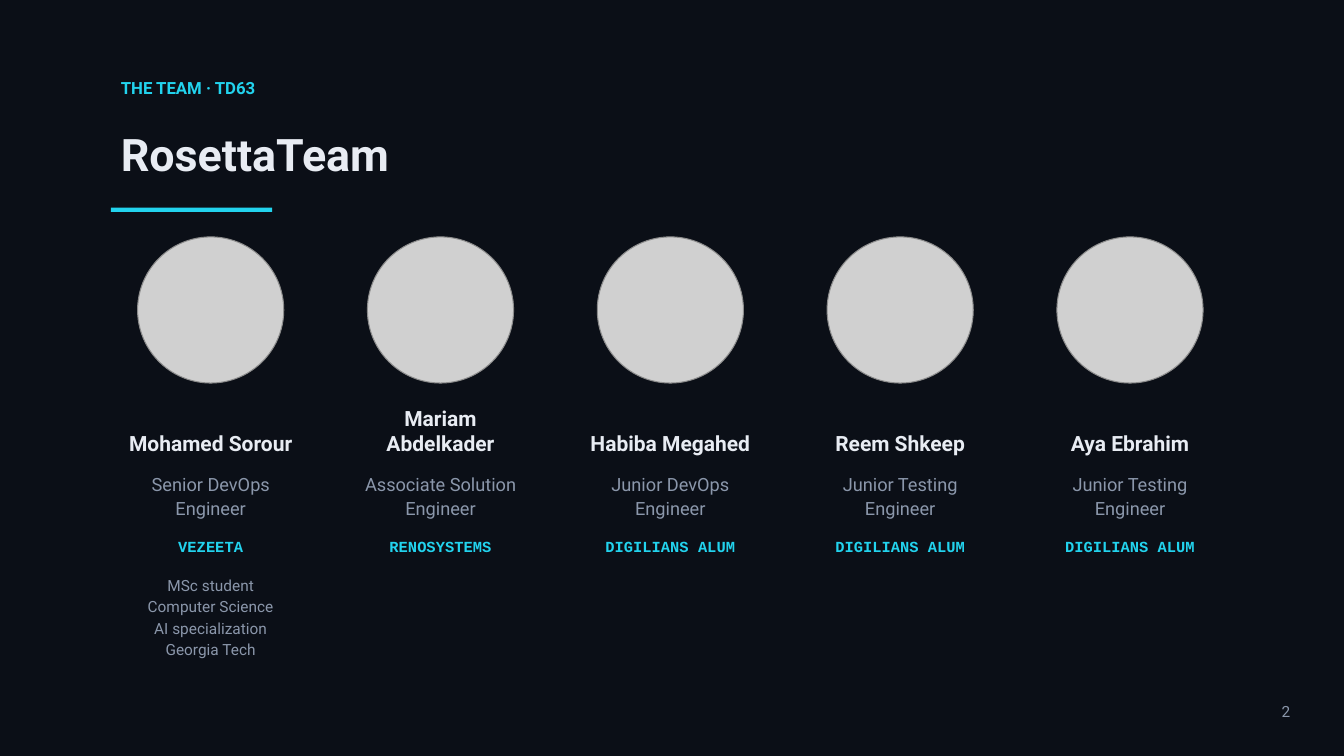
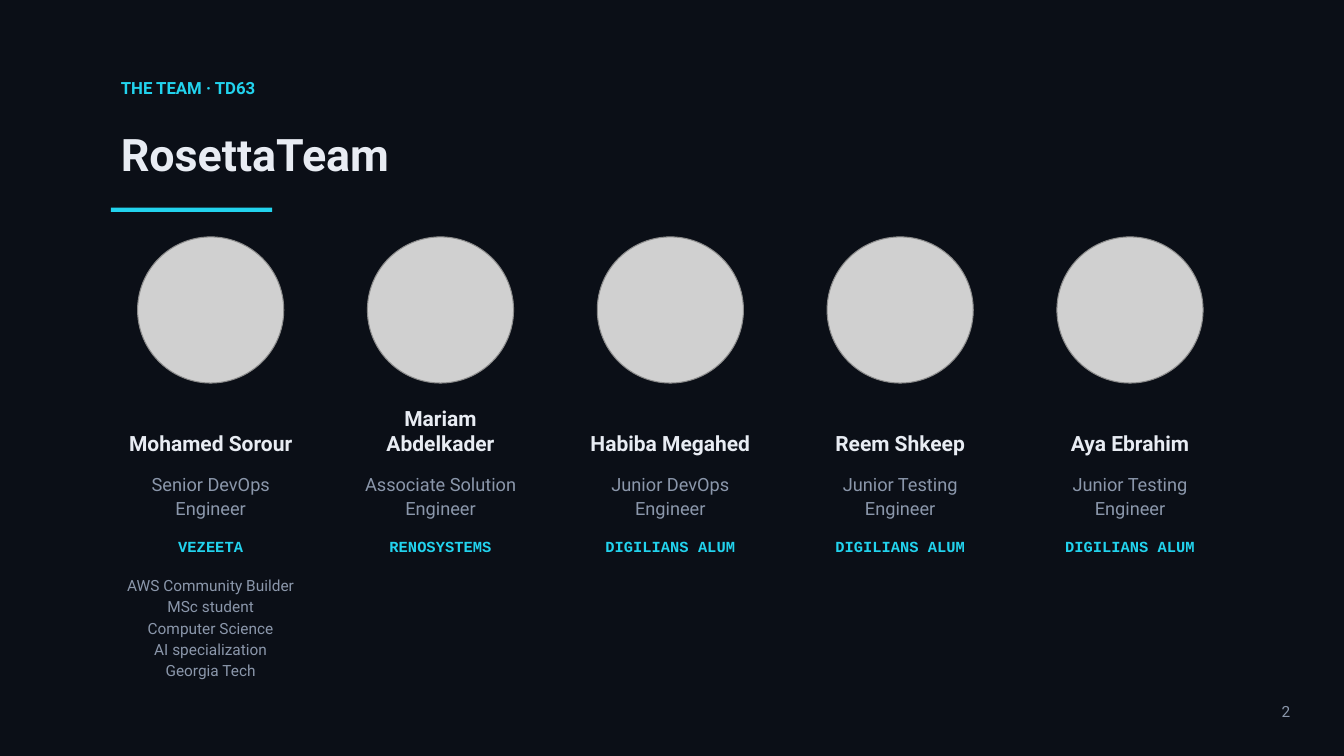
Before and after one commit to mohamedsorour1998/technical-presentations, a slide deck: slide 2 of talks/devops-hackathon-final/pitch/TheAgentOrg-Final.pptx. Drawn at 1344x756 pixels with LibreOffice and Linux fonts; fonts in the diff are those of the drawing; grey boxes stand for pictures. Boxes give left, top, right and bottom in pixels: in the first picture for what was removed or moved away, otherwise in the second. Text is boxed around its words. In the diff, an @@ line names an element or a change of style, - is before the commit and + after.

```diff
--- a/talks/devops-hackathon-final/pitch/TheAgentOrg-Final.pptx
+++ b/talks/devops-hackathon-final/pitch/TheAgentOrg-Final.pptx
@@ text at (127, 579, 294, 594): paragraph added @@
+AWS Community Builder
```
Also in this commit, not shown: 6 other slides changed, 1 slide added, 5 other files.
